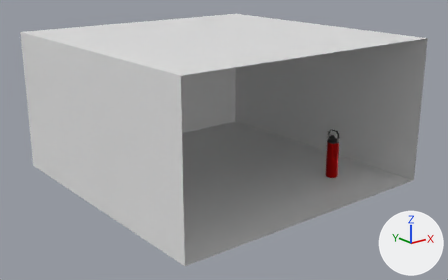
A saved change to the Blender file Render/Cormac Wilson/Render/Stanley Water Bottle_better.blend.
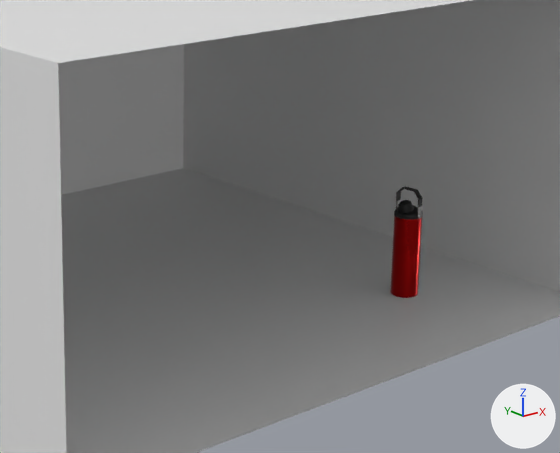
Old and new are each drawn whole from a 50 mm camera at (-108.6, -138.9, 65.4) aimed at (-0.3, -3.5, 11.3) and again close up on the part from 35% to 89% of the width and 17% to 88% of the height. Lighting does not change. The marker at lower right points along +X, +Y and +Z. The last two pictures show the newer version.

The first close-up shows 'Bottle Body', 'Room' and 3 more.
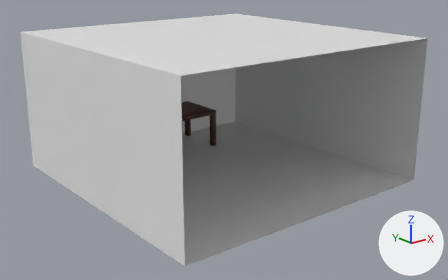
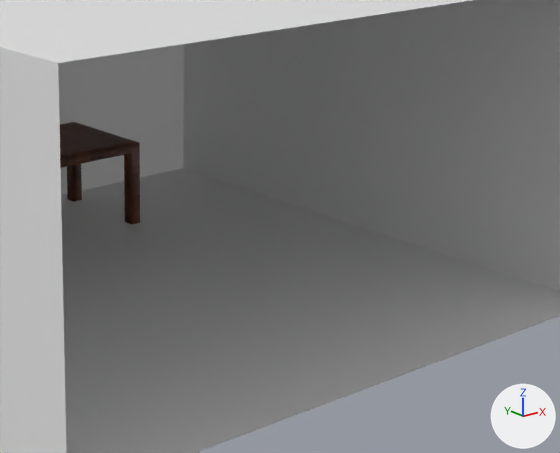
Where the newer file only moved an object's origin or applied its transform, the numbers keep the older frame.

Location of each change, (x1, y1, x2, y2) in pixels of the close-ups (560 x 453 px):
'Table', added: after (60, 122, 140, 224)
'Bottle Body', moved, turned, rescaled (not visible afterwards): before (390, 215, 423, 298)

The change, as a list of edits to the scene's bpy script:
```text
Add mat_wood_material:
    mat_wood_material = bpy.data.materials.new('Wood Material')
    # nodes: BsdfPrincipled, Bump, Displacement, Mapping, OutputMaterial, TexCoord, TexNoise, ValToRGB
    # colours: black #231006, brown #783e21, black #000000, white #ffffff
Change me_body:
    used by ob_bottle_body; location = (24.9, -23.3, 12.1); scale = (4.05, 4.05, 12.2)
    remove me_body.from_pydata(...)  # 544 vertices, 513 faces; spans x -0.44..0.439, y -0.439..0.439, z -0.996..-0.125
    add me_body.from_pydata(...)  # 544 vertices, 513 faces; spans x -6.397..-5.881, y 12.899..13.414, z 0.017..0.528
    me_body part 1: the whole mesh is turned 124.4 degrees about the z axis through its middle and scaled by 0.587, then moved by (-6.138, 13.156, 0.833)
Add me_table:
    me_table.from_pydata(...)  # 60 vertices, 58 faces; spans x -16.6..16.6, y 21.1..37.6, z -10.2..2.1
    me_table.materials.append(mat_wood_material)
Add ob_table:
    ob_table = bpy.data.objects.new('Table', me_table)
    ob_table.location = (0.0, 0.6, 10.2)
```
